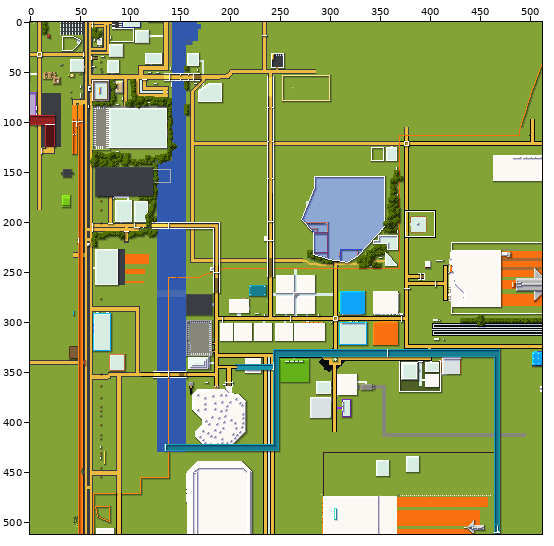
One commit to this sprite sheet: tiles/0,0.png. Above: a wide view before the commit, with the close-up outlined.
Close-up. Before:
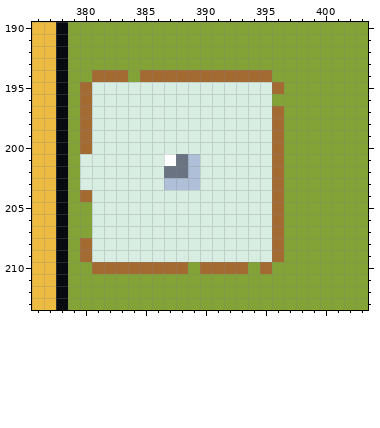
The file is 512x512 pixels. Colours within 5 levels of each other are drawn and written as one. Shown: x 376..403, y 190..213.
And afterwards:
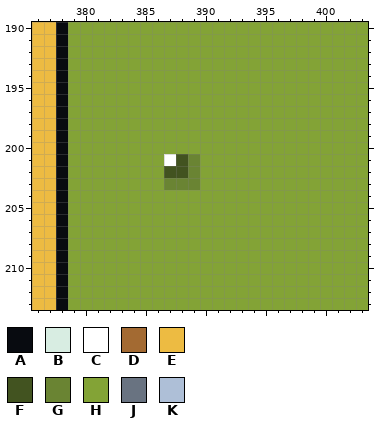
Palette (. is transparent): A #080b10  B #d8ede2  C #ffffff  D #a36a32  E #edbb42  F #425320  G #6a8433  H #83a336  J #697381  K #aebfd7
Changes in this commit:
y 194: x 381..383 DDD -> HHH; x 385..395 DDDDDDDDDDD -> HHHHHHHHHHH
y 195: x 380..396 DBBBBBBBBBBBBBBBD -> HHHHHHHHHHHHHHHHH
y 196: x 380..395 DBBBBBBBBBBBBBBB -> HHHHHHHHHHHHHHHH
y 197..200: x 380..396 DBBBBBBBBBBBBBBBD -> HHHHHHHHHHHHHHHHH
y 201: x 380..386 BBBBBBB -> HHHHHHH; x 388..396 JKBBBBBBD -> FGHHHHHHH
y 202: x 380..396 BBBBBBBJJKBBBBBBD -> HHHHHHHFFGHHHHHHH
y 203: x 380..396 BBBBBBBKKKBBBBBBD -> HHHHHHHGGGHHHHHHH
y 204: x 380..396 DBBBBBBBBBBBBBBBD -> HHHHHHHHHHHHHHHHH
y 205..207: x 381..396 BBBBBBBBBBBBBBBD -> HHHHHHHHHHHHHHHH
y 208..209: x 380..396 DBBBBBBBBBBBBBBBD -> HHHHHHHHHHHHHHHHH
y 210: x 381..388 DDDDDDDD -> HHHHHHHH; x 390..393 DDDD -> HHHH; x 395 D -> H
